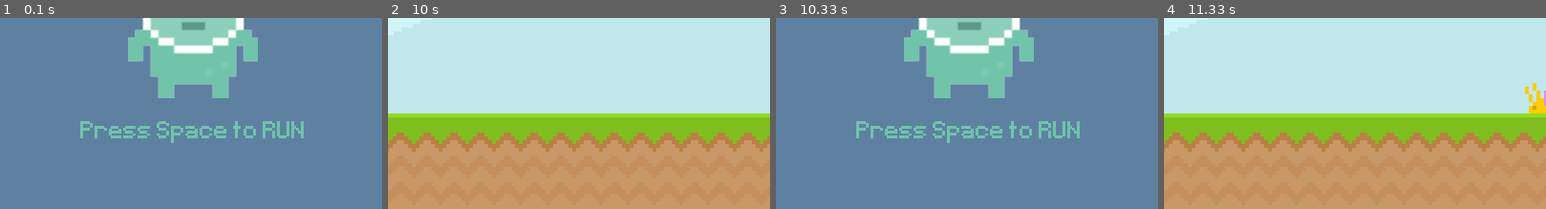
Above: before the commit, frames 1-4 (left to right).
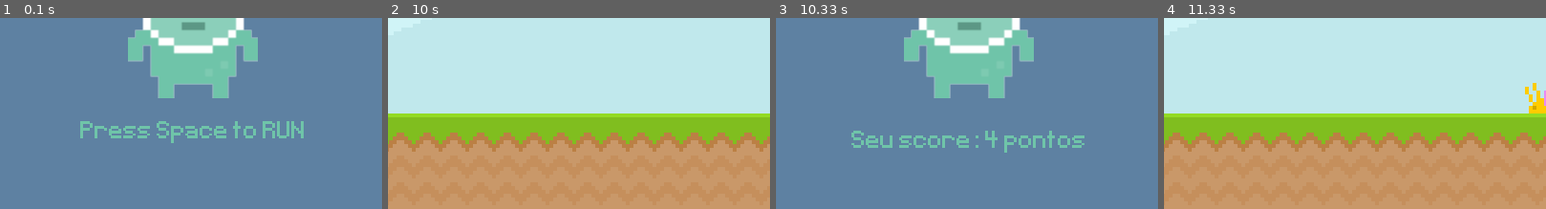
Above: after the commit, the same moments.

Repository: XxipeTotecs/PythonGame
Game: pygame game, started from index.py
Same seed, same stepped clock (60 frames per second), same inputs: the game is played once before the commit and once after it.
Inputs (mouse positions are % of the whole screen's width and height, from its top left):
- Up to frame 1 (0.1 s): no input
- Up to frame 2 (10 s): tap Space at 0.33, 2, 2.4, 2.7, 3.23, 3.53, 3.73, 4.03, 4.63, 4.93, 5.47, 5.77, 6.13, 6.53, 6.83, 7.03, 7.33, 7.87, 8.17, 8.37, 8.67, 9.27, 9.57 s; click (10, 64) at 0.72 s
- Up to frame 3 (10.33 s): tap Space at 10.1 s
- Up to frame 4 (11.33 s): tap Space at 10.4, 10.77, 11.17 s
The pictures show only the part of the screen within x 25-75%, y 50-100%; the shares and areas given below are measured in that part.

Frames 1-2 are identical in both runs. In frame 3, 3.2% of the frame differs, in the area x 19-81%, y 54-71%; in frame 4, nothing differs.

Commit message:
atualizando o score

Diff:
--- a/index.py
+++ b/index.py
@@ -8,6 +8,7 @@
         f'Score: {current_time}', False, (64, 64, 64))
     score_retangulo = score_surface.get_rect(center=(400, 50))
     screen.blit(score_surface, score_retangulo)
+    return current_time
 
 
 pygame.init()
@@ -17,6 +18,7 @@
 test_font = pygame.font.Font('UltimatePygameIntro/font/Pixeltype.ttf', 40)
 game_active = False
 start_game = 0
+score = 0
 
 sky_surface = pygame.image.load(
     'UltimatePygameIntro/graphics/Sky.png').convert()
@@ -78,7 +80,7 @@
         # pygame.draw.rect(screen, '#c0e8ec', score_retangulo)
         # pygame.draw.rect(screen, '#c0e8ec', score_retangulo, 10)
         # screen.blit(score_surface, score_retangulo)
-        displayScore()
+        score = displayScore()
 
         snail_retangulo.x -= 4
         if snail_retangulo.right <= 0:
@@ -99,8 +101,15 @@
     else:
         screen.fill((94, 129, 162))
         screen.blit(player_stand, player_stand_rect)
+
+        score_message = test_font.render(
+            f'Seu score: {score} pontos', False, (111, 196, 169))
+        score_message_rect = score_message.get_rect(center=(400, 330))
         screen.blit(game_name, game_name_retangulo)
-        screen.blit(game_message, game_message_rect)
 
+        if score == 0:
+            screen.blit(game_message, game_message_rect)
+        else:
+            screen.blit(score_message, score_message_rect)
     pygame.display.update()
     clock.tick(60)
